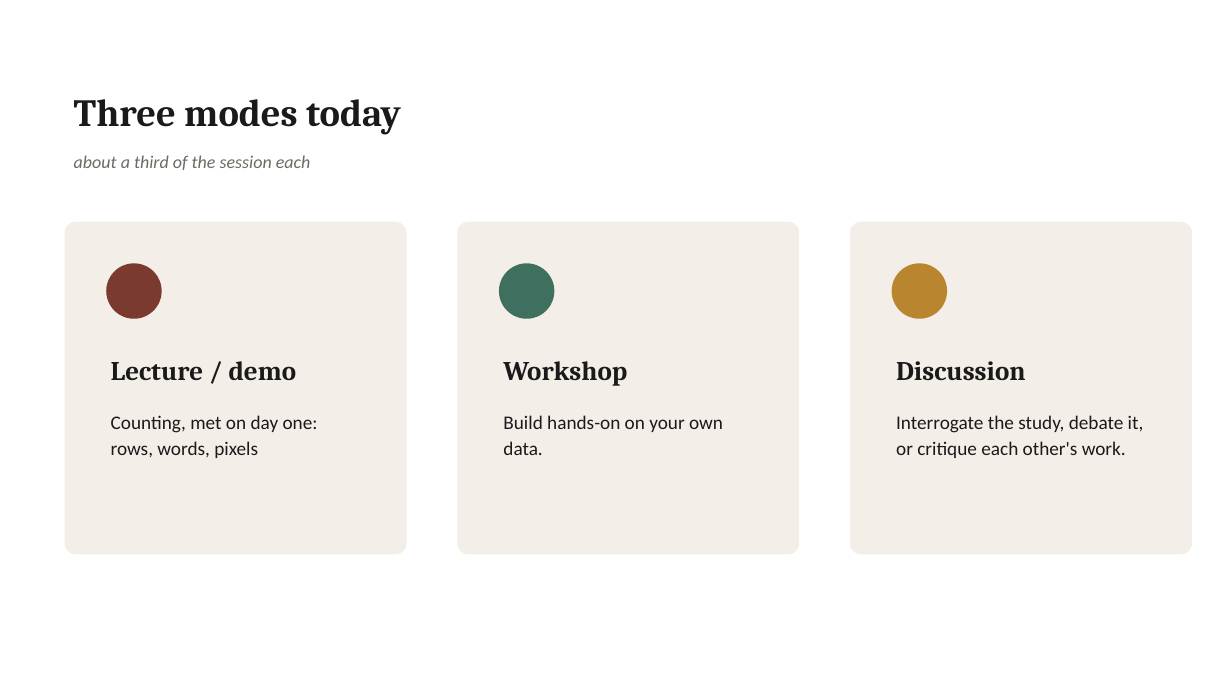
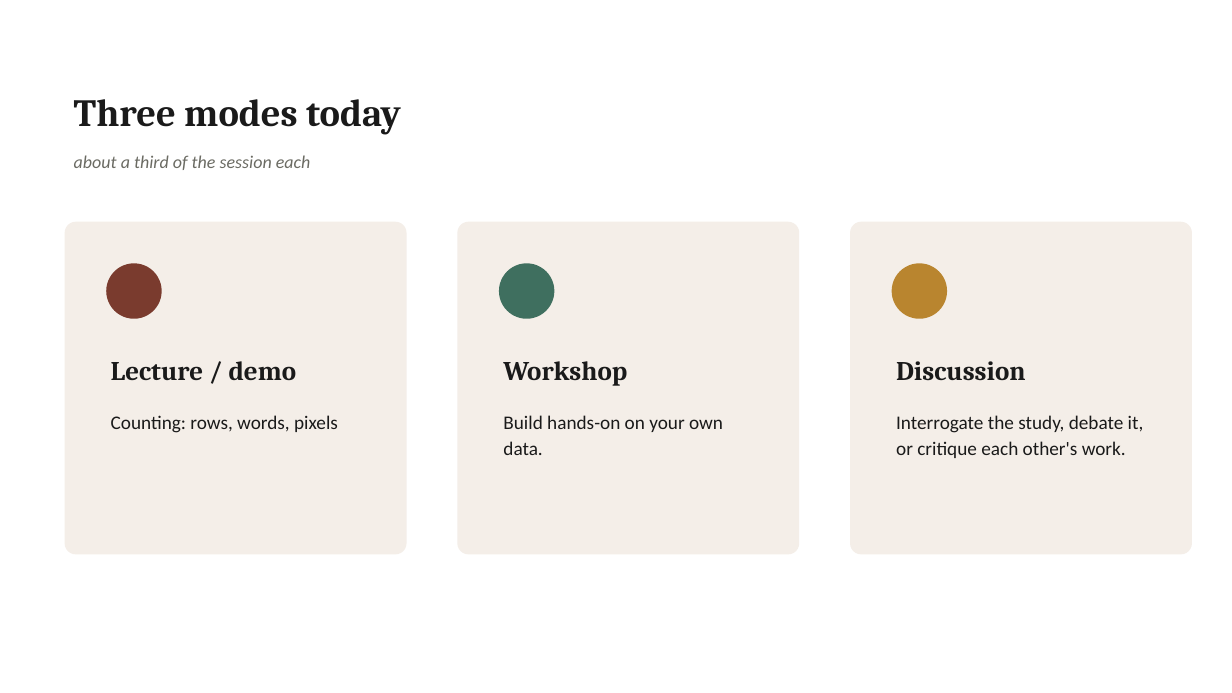
Before and after one commit to lucianli123/culture-as-data-2026, a slide deck: slide 9 of slides/pptx/week-01.pptx. Drawn at 1232x693 pixels with LibreOffice and Linux fonts; fonts in the diff are those of the drawing. Boxes give left, top, right and bottom in pixels: in the first picture for what was removed or moved away, otherwise in the second. Text is boxed around its words. In the diff, an @@ line names an element or a change of style, - is before the commit and + after.

```diff
--- a/slides/pptx/week-01.pptx
+++ b/slides/pptx/week-01.pptx
@@ text at (x1=111, y1=415, x2=338, y2=433): text changed @@
-Counting, met on day one: rows, words, pixels
+Counting: rows, words, pixels
```
Also in this commit, not shown: 6 other slides changed, 35 other files.
